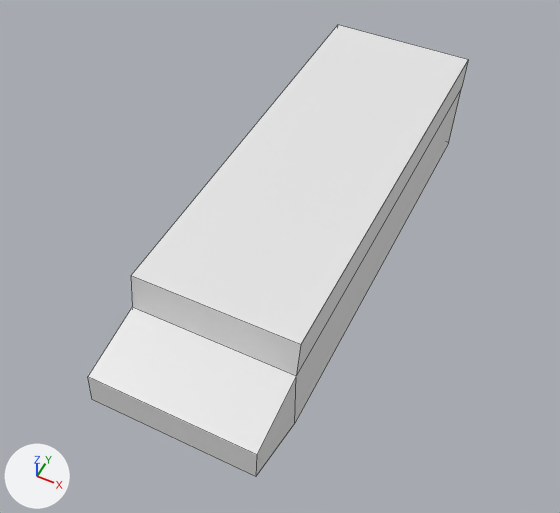
One commit to the Blender file Assets/Art/HeroTank/HeroTank.blend: the scene before it, then after it.
Camera for both pictures: a camera (50 mm lens) standing at (2.81, -5.31, 8.23) and looking at (-0.12, 0.54, 0.91). The axes (+X, +Y, +Z) are drawn at lower left. The lights are the same throughout. Mesh edges are drawn as thin lines.

In view in the first picture: 'Body'.
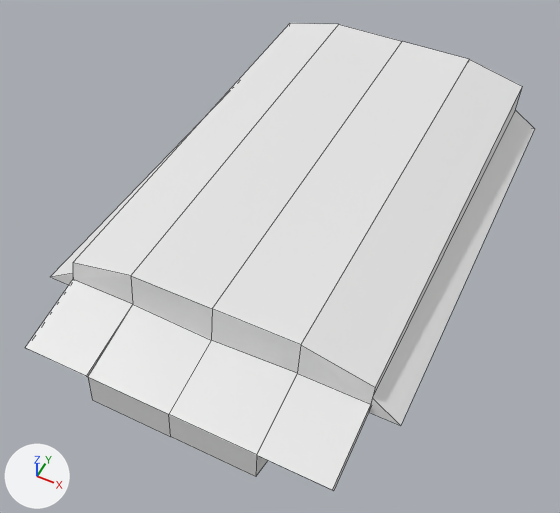
Commit message: Complete rough body shape

The change, as a diff of the scene's bpy script:
```diff
--- a/Assets/Art/HeroTank/HeroTank.blend.py
+++ b/Assets/Art/HeroTank/HeroTank.blend.py
@@ me_cube @@
 # used by ob_body; location = (0.0, 3.21, 1.0)
-me_cube.from_pydata(...)  # 16 vertices, 14 faces; spans x -1.0..1.0, y -5.45..1.0, z -0.45..0.95
+me_cube.from_pydata(...)  # 34 vertices, 27 faces; spans x 0.0..2.14, y -5.45..1.04, z -0.45..0.95
+# me_cube part 1
+# 8 vertices are removed from x -1.0..1.0, y -4.53..1.0, z -0.45..0.95
+# 13 faces are deleted
+# 3 vertices in x -1.0, y -5.45..1.0, z -0.45..0.33 move by (1.0, 0.0, 0.0)
+# 1 vertex moves from x 1.0, y 0.86, z -0.45 to x 1.0, y 1.01, z -0.45
+# 21 vertices are added at x 0.0..2.14, y -5.42..1.04, z -0.45..0.95
+# 5 new vertices lie (0.81, 0.0, 0.0) away from vertices in x 1.0..1.01, y -5.42..0.94, z 0.3..0.53
+# 26 new faces join them
 me_cube.materials.append(mat_material)
@@ ob_body @@
 ob_body.location = (0.0, 3.21, 1.0)
+_m = ob_body.modifiers.new('Mirror', 'MIRROR')
+_m.use_clip = True
```

Location of each change, [x1, y1, x2, y2] in pixels of the pictures (560 x 513 px):
'Body', reshaped, modifiers changed (34% wider)
    before: [88, 25, 468, 477]
    after: [25, 23, 534, 491]
part 1 of me_cube, built on
    before: [88, 25, 468, 463]
    after: [25, 23, 534, 491]
